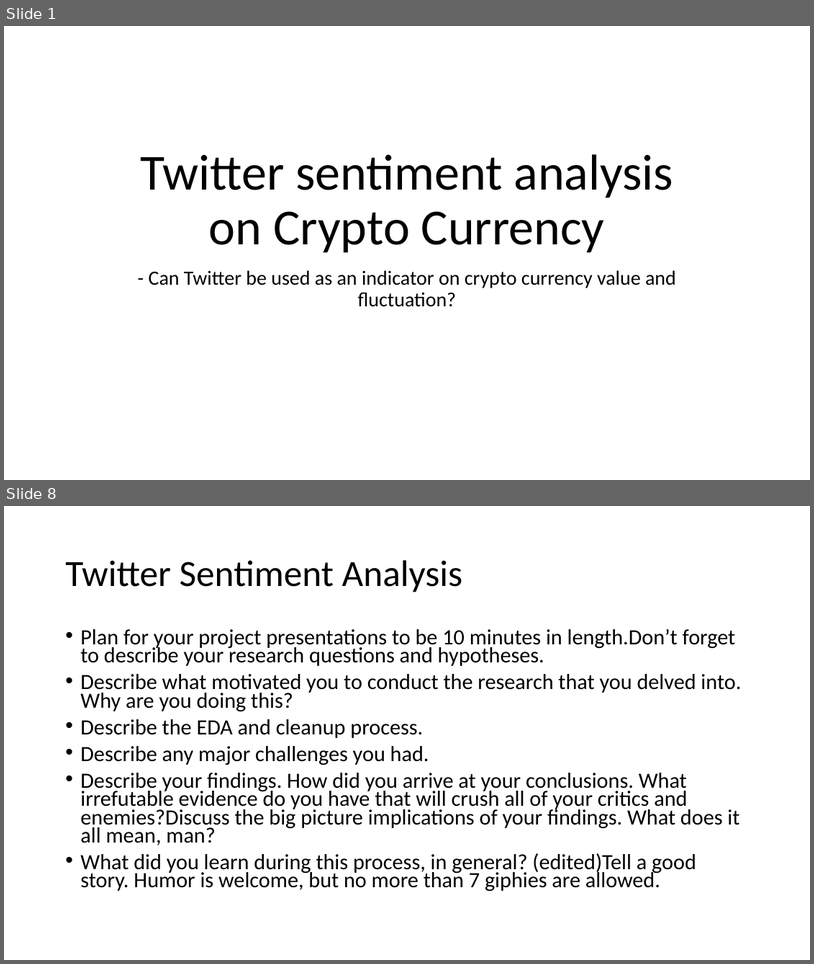
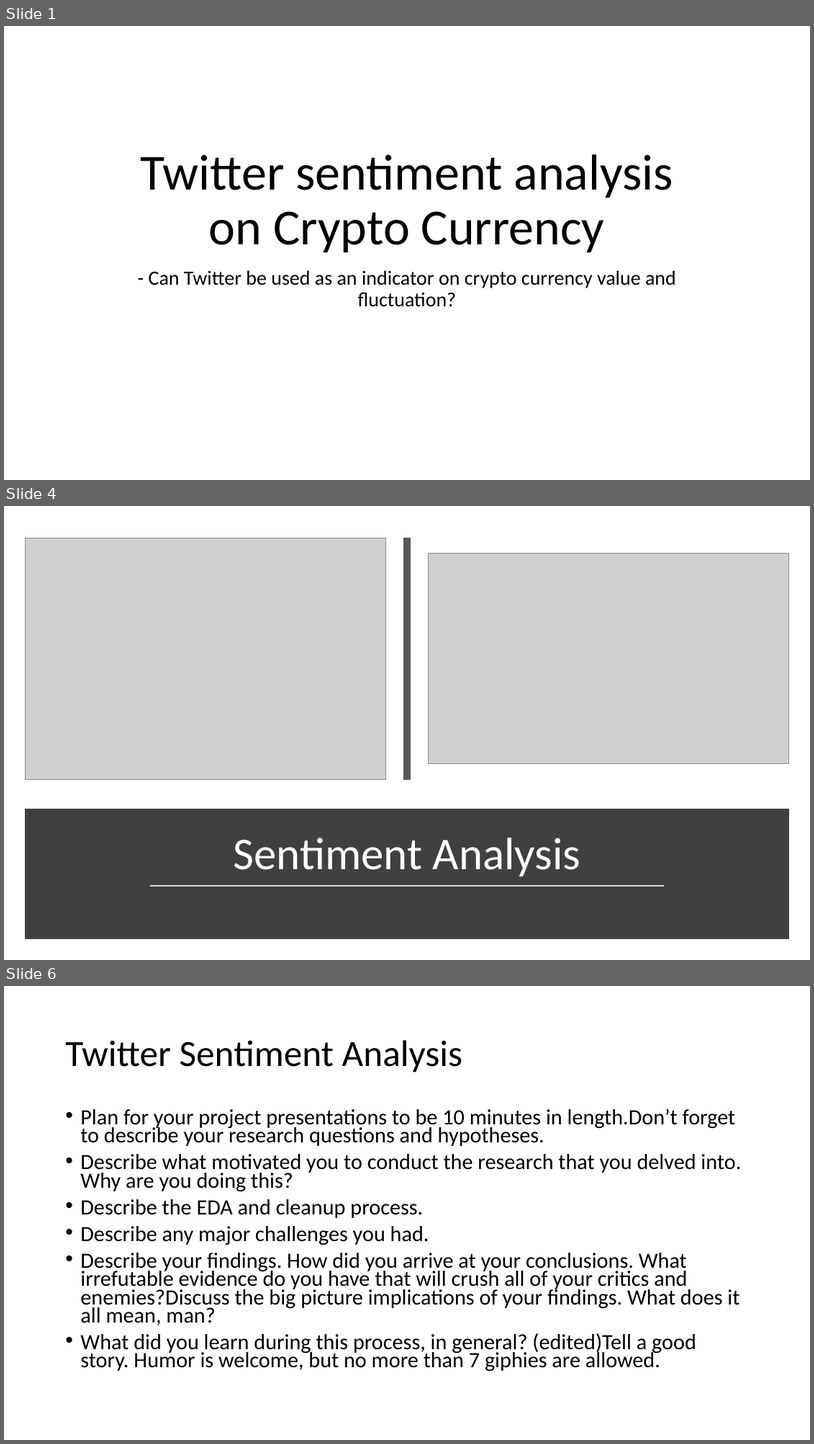
Before and after one commit to Erik-AR/cryptoproject, a slide deck: presentation cyptoproject.pptx. Shown one above the other, each under a label of ours: slides 1 and 8 before the commit, slides 1, 4 and 6 after it; the slides between them are not shown. The pictures are 814x964 and 814x1444 pixels, drawn with LibreOffice and Linux fonts; fonts in the diff are those of the drawing; grey boxes stand for pictures. Boxes give left, top, right and bottom in pixels: in the first picture for what was removed or moved away, otherwise in the second. Text is boxed around its words. In the diff, an @@ line names an element or a change of style, - is before the commit and + after.

```diff
--- a/presentation cyptoproject.pptx
+++ b/presentation cyptoproject.pptx
@@ slide 4 added at box(4, 506, 810, 960), background #FFFFFF @@
@@ picture added at box(25, 538, 386, 779) @@
@@ line added from (407, 538) to (407, 780), #595959 8 pt @@
@@ picture added at box(429, 554, 790, 764) @@
@@ rectangle added at box(28, 813, 786, 935), fill #404040, outline #404040 10 pt @@
@@ title added at box(233, 837, 581, 876), 54 pt, text #FFFFFF @@
+Sentiment Analysis
@@ line added from (150, 886) to (665, 886), #D9D9D9 1.75 pt @@
@@ what was slide 8 is now slide 6 @@
```
Also in this commit, not shown: 2 slides changed, 1 other slide added, 5 slides removed, 2 other files.
